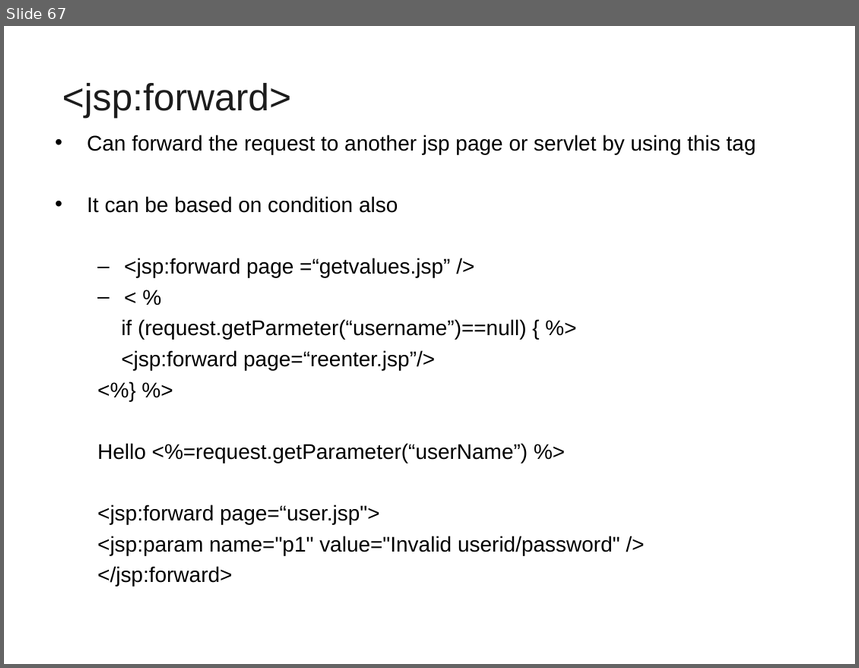
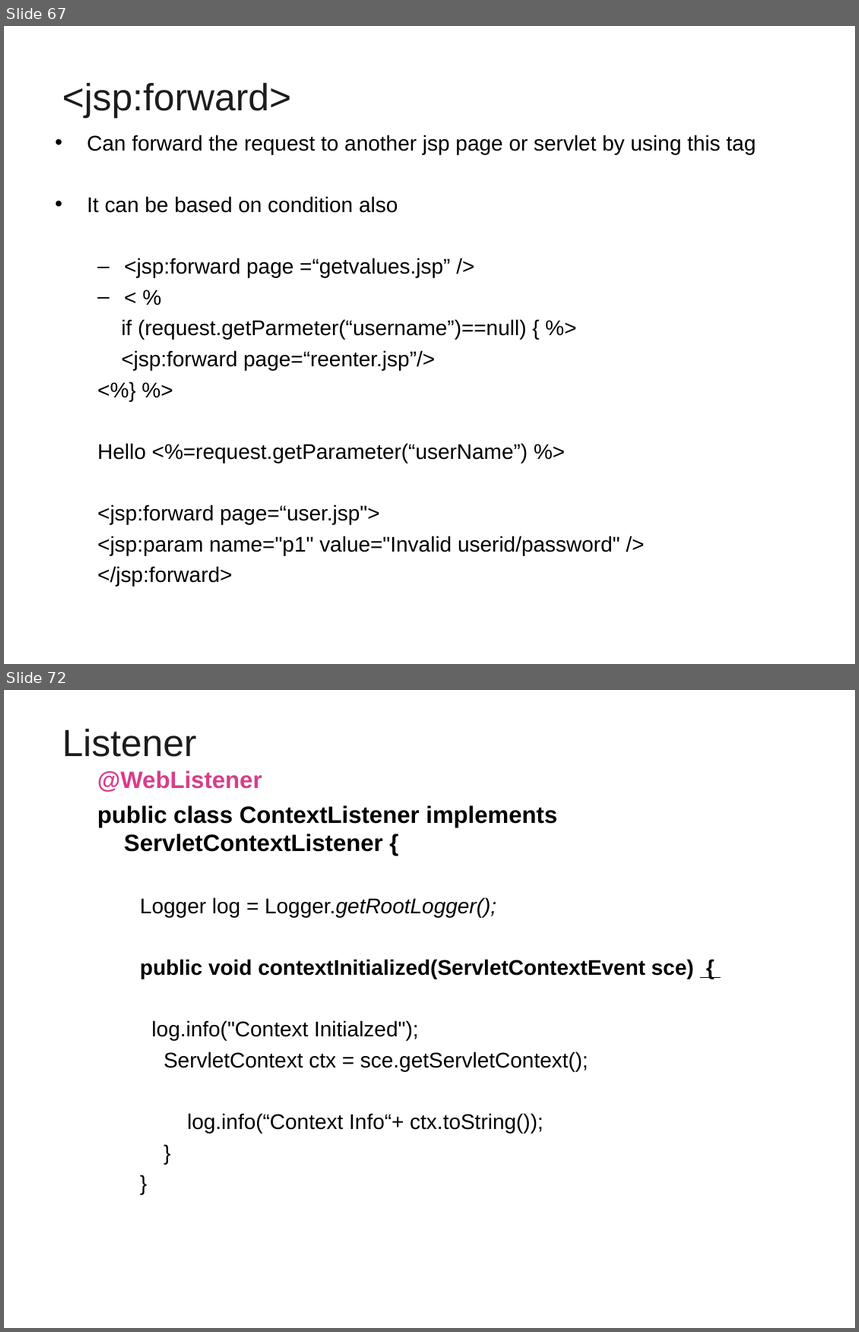
Before and after one commit to vatsanTraining/lumen_sep_2021, a slide deck: JEE_Day1_Lumen_2021.ppt. Shown one above the other, each under a label of ours: slide 67 before the commit, slides 67 and 72 after it; the slides between them are not shown. The pictures are 859x668 and 859x1332 pixels, drawn with LibreOffice and Linux fonts; fonts in the diff are those of the drawing; background and template pictures are left out. Boxes give left, top, right and bottom in pixels: in the first picture for what was removed or moved away, otherwise in the second. Text is boxed around its words. In the diff, an @@ line names an element or a change of style, - is before the commit and + after.

```diff
--- a/JEE_Day1_Lumen_2021.ppt
+++ b/JEE_Day1_Lumen_2021.ppt
@@ slide 72 added at [4, 690, 855, 1328], background picture (left out) @@
@@ title added at [63, 729, 197, 757], 32 pt, text #1C1C1C @@
+Listener
@@ text added at [97, 771, 694, 1133], 18 pt, text #000000 @@
+  @WebListener
+  public class ContextListener implements ServletContextListener {
+    Logger log = Logger.getRootLogger();
+    public void contextInitialized(ServletContextEvent sce) {
+    log.info("Context Initialzed");
+    ServletContext ctx = sce.getServletContext();
+    log.info(“Context Info“+ ctx.toString());
+    }
+    }
```
Also in this commit, not shown: 1 slide changed, 10 other slides added.
